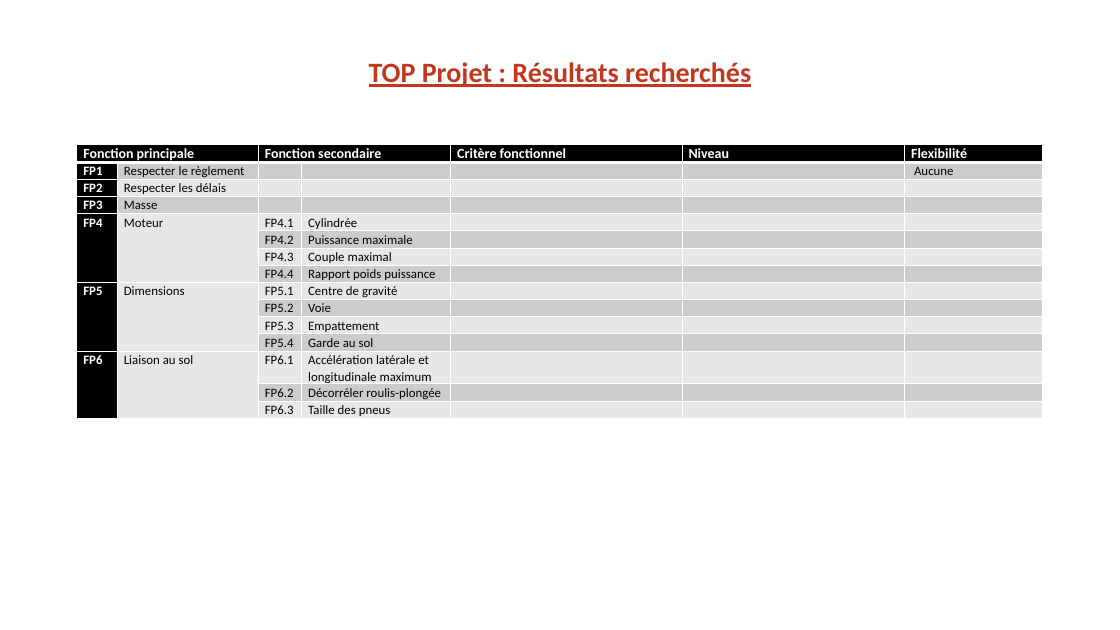
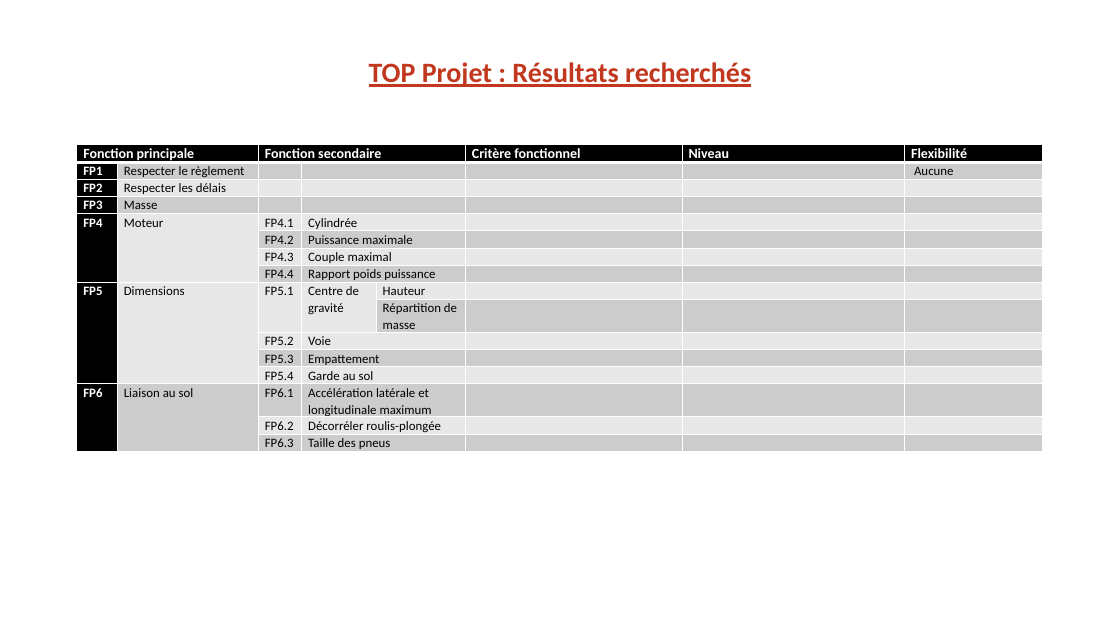
Before and after one commit to EOSCogniton/STUF-2020, a slide deck: slide 5 of AB_TOPs/1_Top_Projet/Top Projet.pptx. Drawn at 1120x630 pixels with LibreOffice and Linux fonts; fonts in the diff are those of the drawing; background and template pictures are left out. Boxes give left, top, right and bottom in pixels: in the first picture for what was removed or moved away, otherwise in the second. Text is boxed around its words. In the diff, an @@ line names an element or a change of style, - is before the commit and + after.

Commit message:
TOP

```diff
--- a/AB_TOPs/1_Top_Projet/Top Projet.pptx
+++ b/AB_TOPs/1_Top_Projet/Top Projet.pptx
@@ table at (x1=77, y1=145, x2=1044, y2=453) @@
-Fonction principale |  | Fonction secondaire |  | Critère fonctionnel | Niveau | Flexibilité
-FP1 | Respecter le règlement |  |  |  |  | Aucune
-FP2 | Respecter les délais |  |  |  |  | 
-FP3 | Masse |  |  |  |  | 
-FP4 | Moteur | FP4.1 | Cylindrée |  |  | 
- |  | FP4.2 | Puissance maximale |  |  | 
- |  | FP4.3 | Couple maximal |  |  | 
- |  | FP4.4 | Rapport poids puissance |  |  | 
-FP5 | Dimensions | FP5.1 | Centre de gravité |  |  | 
- |  | FP5.2 | Voie |  |  | 
- |  | FP5.3 | Empattement |  |  | 
- |  | FP5.4 | Garde au sol |  |  | 
-FP6 | Liaison au sol | FP6.1 | Accélération latérale et longitudinale maximum |  |  | 
- |  | FP6.2 | Décorréler roulis-plongée |  |  | 
- |  | FP6.3 | Taille des pneus |  |  | 
+Fonction principale |  | Fonction secondaire |  |  | Critère fonctionnel | Niveau | Flexibilité
+FP1 | Respecter le règlement |  |  |  |  |  | Aucune
+FP2 | Respecter les délais |  |  |  |  |  | 
+FP3 | Masse |  |  |  |  |  | 
+FP4 | Moteur | FP4.1 | Cylindrée |  |  |  | 
+ |  | FP4.2 | Puissance maximale |  |  |  | 
+ |  | FP4.3 | Couple maximal |  |  |  | 
+ |  | FP4.4 | Rapport poids puissance |  |  |  | 
+FP5 | Dimensions | FP5.1 | Centre de gravité | Hauteur |  |  | 
+ |  |  |  | Répartition de masse |  |  | 
+ |  | FP5.2 | Voie |  |  |  | 
+ |  | FP5.3 | Empattement |  |  |  | 
+ |  | FP5.4 | Garde au sol |  |  |  | 
+FP6 | Liaison au sol | FP6.1 | Accélération latérale et longitudinale maximum |  |  |  | 
+ |  | FP6.2 | Décorréler roulis-plongée |  |  |  | 
+ |  | FP6.3 | Taille des pneus |  |  |  | 
```
